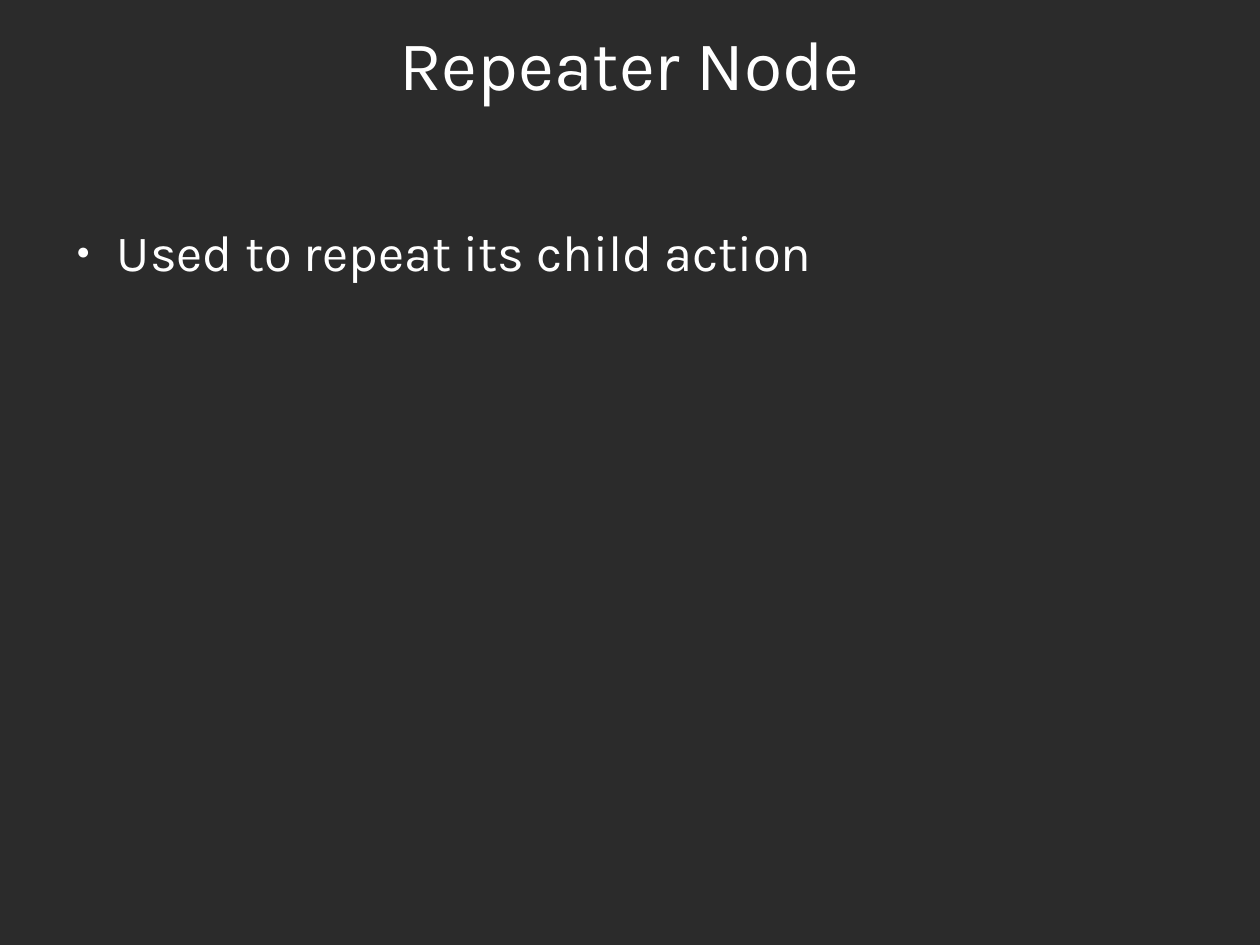
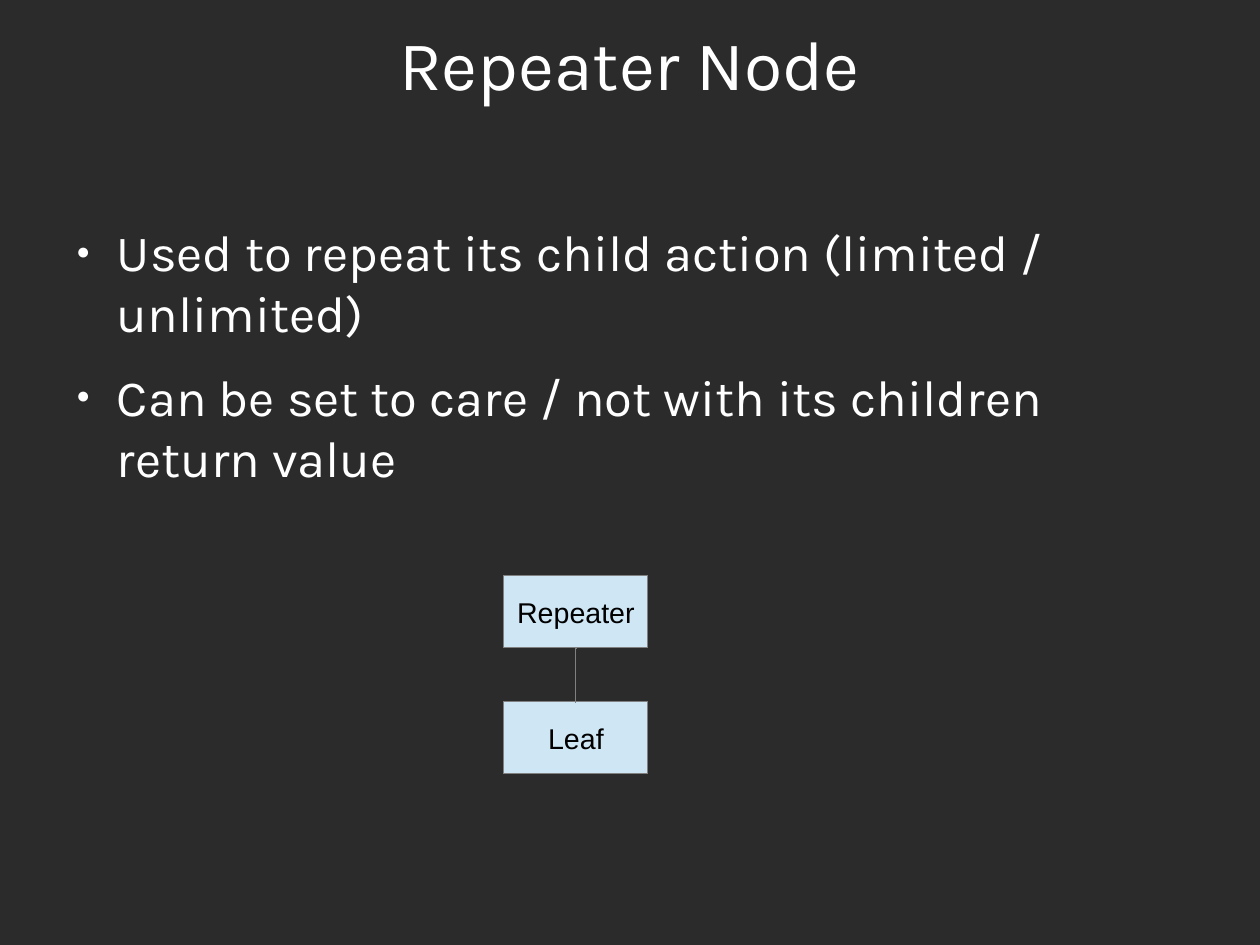
Before and after one commit to expee/AI_BehaviourTreeTest, a slide deck: slide 28 of Docs/BT_Presentation.odp (slide 12 before the commit). Drawn at 1260x945 pixels with LibreOffice and Linux fonts; fonts in the diff are those of the drawing; background and template pictures are left out; a plain dark background stands for a picture behind light text. Boxes give left, top, right and bottom in pixels: in the first picture for what was removed or moved away, otherwise in the second. Text is boxed around its words. In the diff, an @@ line names an element or a change of style, - is before the commit and + after.

Commit message:
Fix Nodes, removing Force Checking and change the SequenceNode and SelectorNode logic SequenceNode and SelectorNode now always start from its first child no matter if other child is running or not For sequence node this is to make the AI always check required conditions first before resuming its action Weird functionality may occur if the tree is not appropriately arranged

```diff
--- a/Docs/BT_Presentation.odp
+++ b/Docs/BT_Presentation.odp
@@ text at (117, 234, 1041, 478): text changed @@
-● Used to repeat its child action
+● Used to repeat its child action (limited / unlimited)
+● Can be set to care / not with its children return value
@@ rectangle added at (504, 576, 648, 648), fill #CFE7F5, outline #808080 0 pt, 18 pt, text #000000 @@
+Repeater
@@ elbow line added from (576, 702) to (576, 648), #808080 0 pt @@
@@ rectangle added at (504, 702, 648, 774), fill #CFE7F5, outline #808080 0 pt, 18 pt, text #000000 @@
+Leaf
```
Also in this commit, not shown: 12 other slides changed, 34 slides added, 7 other files.
